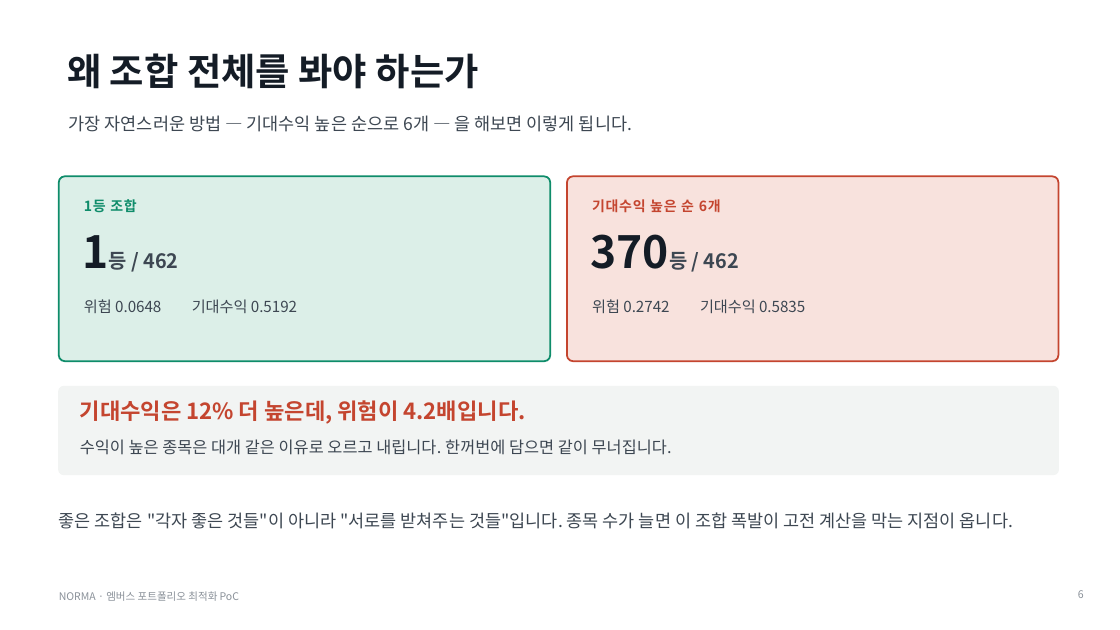
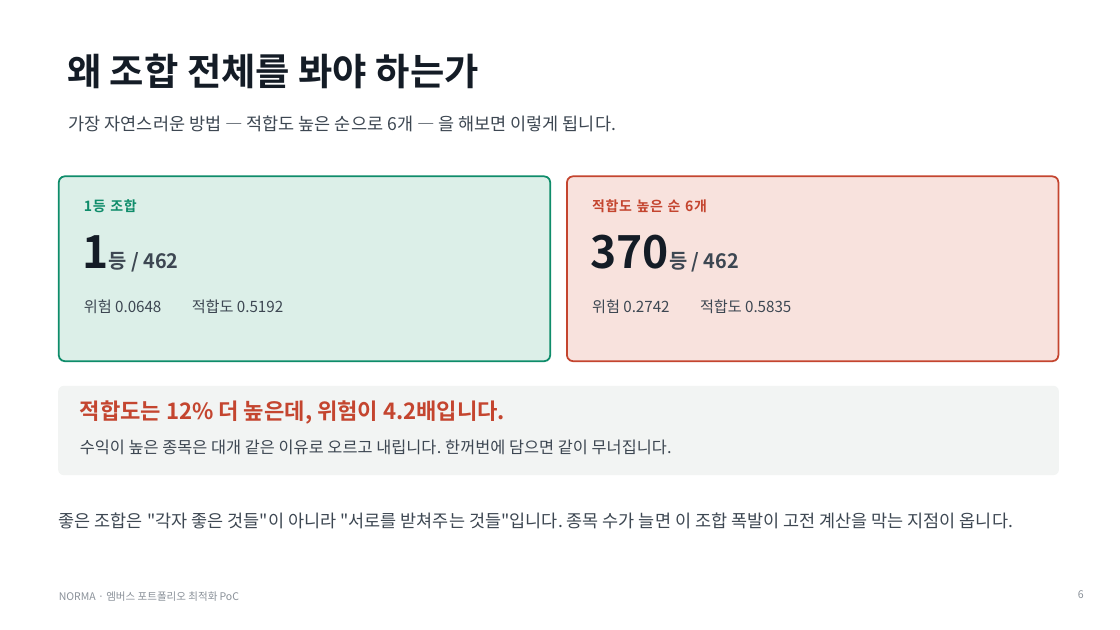
Before and after one commit to 202155570/norma-qaoa, a slide deck: slide 6 of docs/qaoa_partner_briefing.pptx. Drawn at 1120x630 pixels with LibreOffice and Linux fonts; fonts in the diff are those of the drawing. Boxes give left, top, right and bottom in pixels: in the first picture for what was removed or moved away, otherwise in the second. Text is boxed around its words. In the diff, an @@ line names an element or a change of style, - is before the commit and + after.

```diff
--- a/docs/qaoa_partner_briefing.pptx
+++ b/docs/qaoa_partner_briefing.pptx
@@ text at <box>69,115,616,132</box>: text changed @@
-가장 자연스러운 방법 — 기대수익 높은 순으로 6개 — 을 해보면 이렇게 됩니다.
+가장 자연스러운 방법 — 적합도 높은 순으로 6개 — 을 해보면 이렇게 됩니다.
@@ text at <box>592,199,707,213</box>: text changed @@
-기대수익 높은 순 6개
+적합도 높은 순 6개
@@ text at <box>84,299,283,313</box>: text changed @@
-위험 0.0648 기대수익 0.5192
+위험 0.0648 적합도 0.5192
@@ text at <box>592,299,791,313</box>: text changed @@
-위험 0.2742 기대수익 0.5835
+위험 0.2742 적합도 0.5835
@@ text at <box>80,400,505,424</box>: text changed @@
-기대수익은 12% 더 높은데, 위험이 4.2배입니다.
+적합도는 12% 더 높은데, 위험이 4.2배입니다.
```
Also in this commit, not shown: 2 other slides changed, 2 other files.
